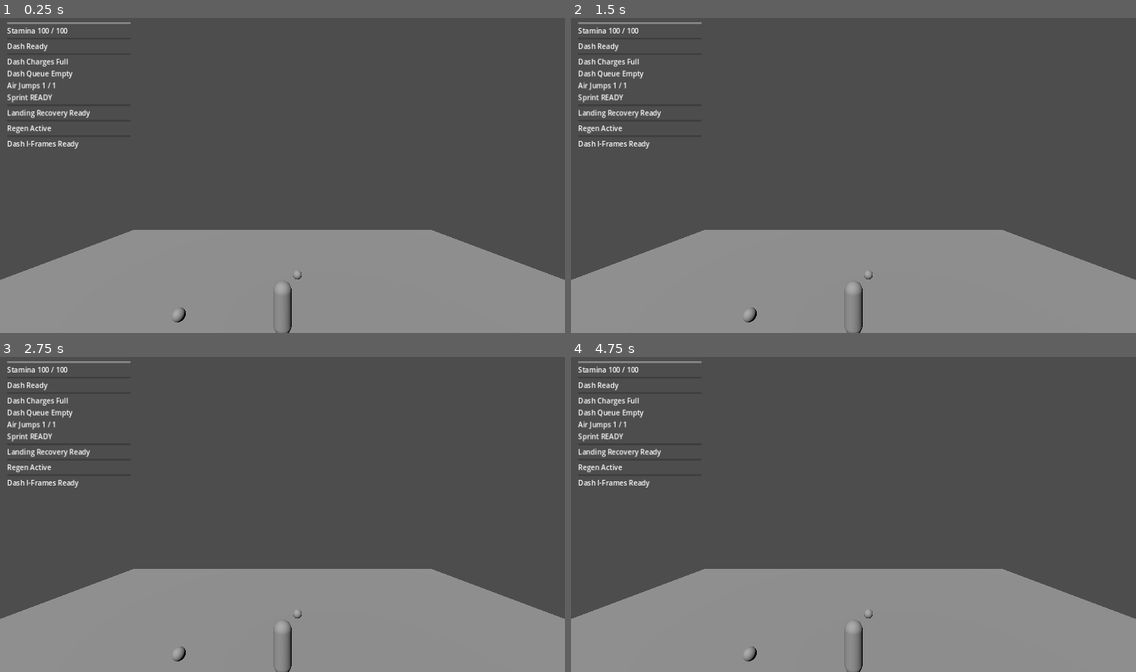
Above: before the commit, frames 1-4 (two rows, left to right).
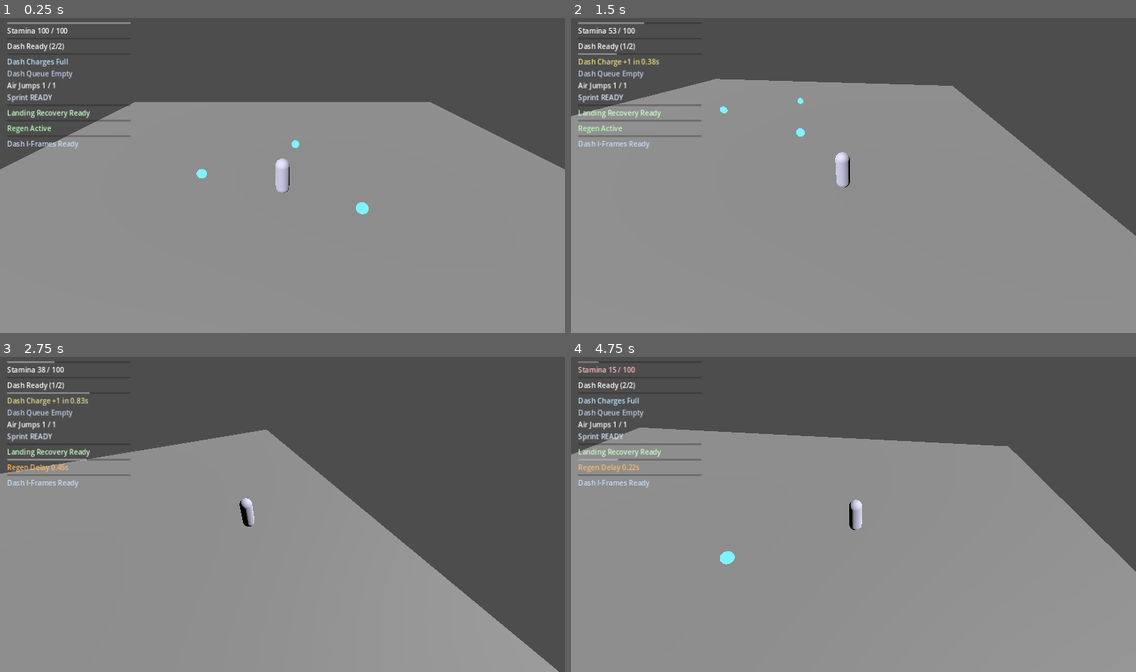
Above: after the commit, the same moments.

Repository: thegoatleroyjenkins/arpg-game
Game: Godot game, scene res://prototype3d/main_3d.tscn
Two runs of this game, one before a commit and one after it. Both use one fixed random seed, a clock stepped at 60 frames per second and the inputs below. This scene is started directly instead of the project's main scene.
Inputs (mouse positions are in pixels of both pictures, inside the frame that each line leads up to):
- Up to frame 1 (0.25 s): no input
- Up to frame 2 (1.5 s): tap Enter (ui_accept) at 0.5 s; move the mouse to (977, 159) at 0.52 s; hold D (move_right) 0.53-1.25 s; tap Q (dash) at 0.6 s; click (977, 159) at 0.67 s; tap Space (jump) at 0.77 s; drag from (740, 191) to (825, 238) at 1.27 s
- Up to frame 3 (2.75 s): move the mouse to (339, 442) at 2.02 s; hold D (move_right) from 2.03 s (still down); tap R (camera_recenter) at 2.1 s; tap Q (dash) at 2.3 s
- Up to frame 4 (4.75 s): release D (move_right) at 2.75 s; drag from (825, 577) to (684, 464) at 2.77 s; move the mouse to (1023, 561) at 3.52 s; hold A (move_left) 3.53-4.25 s; hold Shift (sprint) 3.53-4.25 s; tap Space (jump) at 3.77 s; tap Q (dash) at 3.8 s; drag from (684, 464) to (768, 432) at 4.27 s

The runs differ from the first frame. In frame 1, 40% of the frame differs, in the area x 0-100%, y 8-100%; in frame 2, 42%, in the area x 0-100%, y 1-100%; in frame 3, 29%; in frame 4, 41%.
Error before the commit: Parse Error: Function "move_toward_angle()" not found in base self. (res://prototype3d/player_3d.gd:552)

Commit message:
Add dash i-frame character flash feedback in 3D prototype

Diff:
--- a/prototype3d/player_3d.gd
+++ b/prototype3d/player_3d.gd
@@ -51,6 +51,9 @@
 var camera_orbit_pitch: float = 0.0
 var _last_emitted_sprinting: bool = false
 var _last_emitted_sprint_exhausted: bool = false
+var _body_visual_blend: float = 0.0
+var _body_material: StandardMaterial3D = null
+var _body_base_albedo: Color = Color(1.0, 1.0, 1.0, 1.0)
 
 func _ready() -> void:
 	add_to_group("player_3d")
@@ -63,6 +66,7 @@
 	dash_charges = max(1, tuning.dash_max_charges)
 	air_jumps_left = max(0, tuning.max_air_jumps)
 	camera.fov = tuning.camera_base_fov
+	_ensure_body_material()
 	_emit_stamina_changed()
 	_emit_dash_charges_changed()
 	_emit_dash_charge_recharge_changed()
@@ -98,6 +102,7 @@
 	if dash_invulnerability_left > 0.0:
 		dash_invulnerability_left = max(0.0, dash_invulnerability_left - delta)
 		_emit_dash_invulnerability_changed()
+	_update_dash_invulnerability_visual(delta)
 
 	_handle_fall_reset_if_needed()
 
@@ -549,7 +554,7 @@
 	var recenter_step: float = deg_to_rad(max(0.0, tuning.camera_recenter_speed_degrees_per_second)) * max(0.0, delta)
 	if recenter_step <= 0.0:
 		return
-	camera_orbit_yaw = move_toward_angle(camera_orbit_yaw, desired_yaw, recenter_step)
+	camera_orbit_yaw += clamp(difference, -recenter_step, recenter_step)
 
 func _adjust_camera_zoom(amount: float) -> void:
 	target_camera_distance = clamp(
@@ -650,6 +655,54 @@
 	stamina = min(tuning.max_stamina, stamina + regen_rate * delta)
 	_emit_stamina_changed()
 
+func _ensure_body_material() -> void:
+	if not is_instance_valid(body_mesh) or body_mesh.mesh == null:
+		return
+	var source_material: Material = body_mesh.get_active_material(0)
+	if source_material is StandardMaterial3D:
+		_body_material = (source_material as StandardMaterial3D).duplicate()
+	else:
+		_body_material = StandardMaterial3D.new()
+		_body_material.albedo_color = Color(0.8, 0.8, 0.9, 1.0)
+	_body_material.resource_local_to_scene = true
+	_body_material.transparency = BaseMaterial3D.TRANSPARENCY_DISABLED
+	body_mesh.material_override = _body_material
+	_body_base_albedo = _body_material.albedo_color
+
+func _update_dash_invulnerability_visual(delta: float) -> void:
+	if not tuning.dash_invulnerability_flash_enabled:
+		_reset_dash_invulnerability_visual(delta)
+		return
+	if _body_material == null:
+		_ensure_body_material()
+		if _body_material == null:
+			return
+	var max_duration: float = max(0.001, tuning.dash_invulnerability_duration)
+	var active_ratio: float = clamp(dash_invulnerability_left / max_duration, 0.0, 1.0)
+	var target_blend: float = active_ratio
+	var blend_speed: float = max(0.01, tuning.dash_invulnerability_flash_blend_speed)
+	_body_visual_blend = move_toward(_body_visual_blend, target_blend, blend_speed * delta)
+	if _body_visual_blend <= 0.001:
+		_reset_dash_invulnerability_visual(delta)
+		return
+	var pulse := 0.5 + (0.5 * sin(Time.get_ticks_msec() * 0.001 * max(0.01, tuning.dash_invulnerability_flash_pulse_speed)))
+	var flash_weight: float = clamp(_body_visual_blend * pulse, 0.0, 1.0)
+	var flash_color: Color = _body_base_albedo.lerp(tuning.dash_invulnerability_flash_color, flash_weight)
+	_body_material.albedo_color = flash_color
+	_body_material.emission_enabled = true
+	_body_material.emission = tuning.dash_invulnerability_flash_color
+	_body_material.emission_energy_multiplier = tuning.dash_invulnerability_flash_emission_energy * flash_weight
+
+func _reset_dash_invulnerability_visual(delta: float) -> void:
+	if _body_material == null:
+		return
+	if _body_visual_blend > 0.0:
+		var blend_speed: float = max(0.01, tuning.dash_invulnerability_flash_blend_speed)
+		_body_visual_blend = max(0.0, _body_visual_blend - blend_speed * delta)
+	_body_material.albedo_color = _body_base_albedo
+	_body_material.emission_enabled = false
+	_body_material.emission_energy_multiplier = 0.0
+
 func _emit_stamina_changed() -> void:
 	stamina_changed.emit(stamina, tuning.max_stamina)
 
--- a/prototype3d/player_tuning_3d.gd
+++ b/prototype3d/player_tuning_3d.gd
@@ -92,6 +92,13 @@
 @export_group("Dash Defense")
 @export var dash_invulnerability_duration: float = 0.12
 
+@export_group("Dash Readability")
+@export var dash_invulnerability_flash_enabled: bool = true
+@export var dash_invulnerability_flash_color: Color = Color(0.45, 0.85, 1.0, 1.0)
+@export_range(0.0, 8.0, 0.1) var dash_invulnerability_flash_emission_energy: float = 1.5
+@export var dash_invulnerability_flash_pulse_speed: float = 18.0
+@export var dash_invulnerability_flash_blend_speed: float = 14.0
+
 @export_group("Camera")
 @export var camera_smooth: float = 8.0
 @export var camera_height: float = 7.0
--- a/prototype3d/stamina_pickup_3d.gd
+++ b/prototype3d/stamina_pickup_3d.gd
@@ -191,18 +191,18 @@
 	return clamp((max_stamina - current_stamina) / max_stamina, 0.0, 1.0)
 
 func _has_line_of_sight_to_target(player: Node3D) -> bool:
-	var world := get_world_3d()
+	var world: World3D = get_world_3d()
 	if world == null:
 		return true
-	var offset := Vector3.UP * max(0.0, magnet_line_of_sight_height_offset)
-	var from := global_position + offset
-	var to := player.global_position + offset
-	var query := PhysicsRayQueryParameters3D.create(from, to)
+	var height_offset: Vector3 = Vector3.UP * max(0.0, magnet_line_of_sight_height_offset)
+	var from_position: Vector3 = global_position + height_offset
+	var to_position: Vector3 = player.global_position + height_offset
+	var query: PhysicsRayQueryParameters3D = PhysicsRayQueryParameters3D.create(from_position, to_position)
 	query.exclude = [self, player]
 	query.collide_with_areas = false
 	query.collide_with_bodies = true
 	query.collision_mask = max(1, magnet_line_of_sight_collision_mask)
-	var hit := world.direct_space_state.intersect_ray(query)
+	var hit: Dictionary = world.direct_space_state.intersect_ray(query)
 	return hit.is_empty()
 
 func _set_mesh_alpha(alpha: float) -> void:
Not shown, changed: README.md
